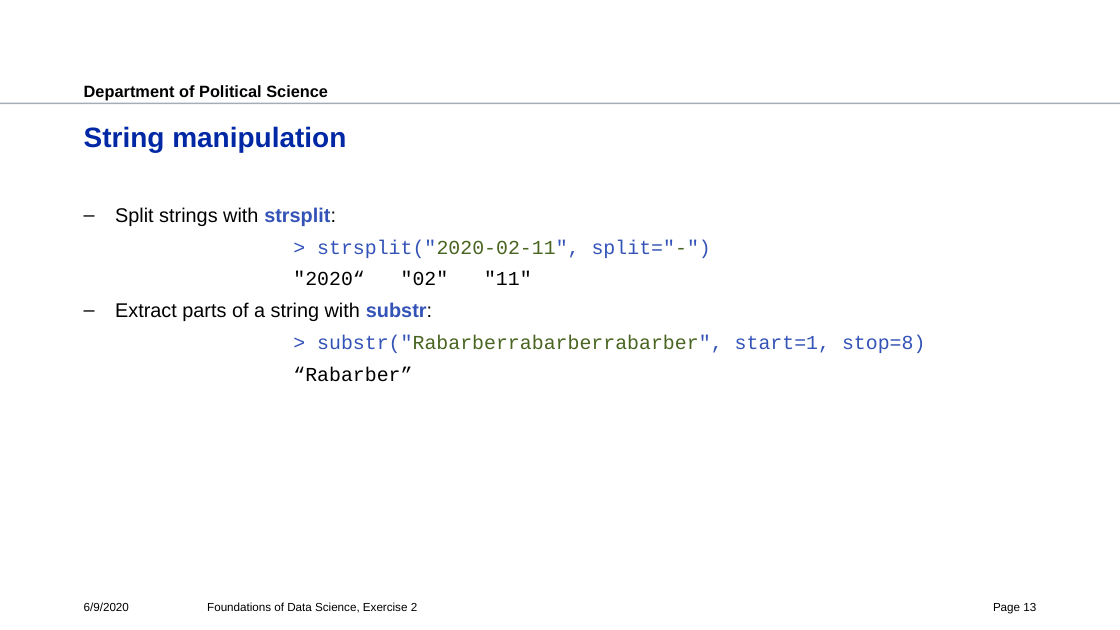
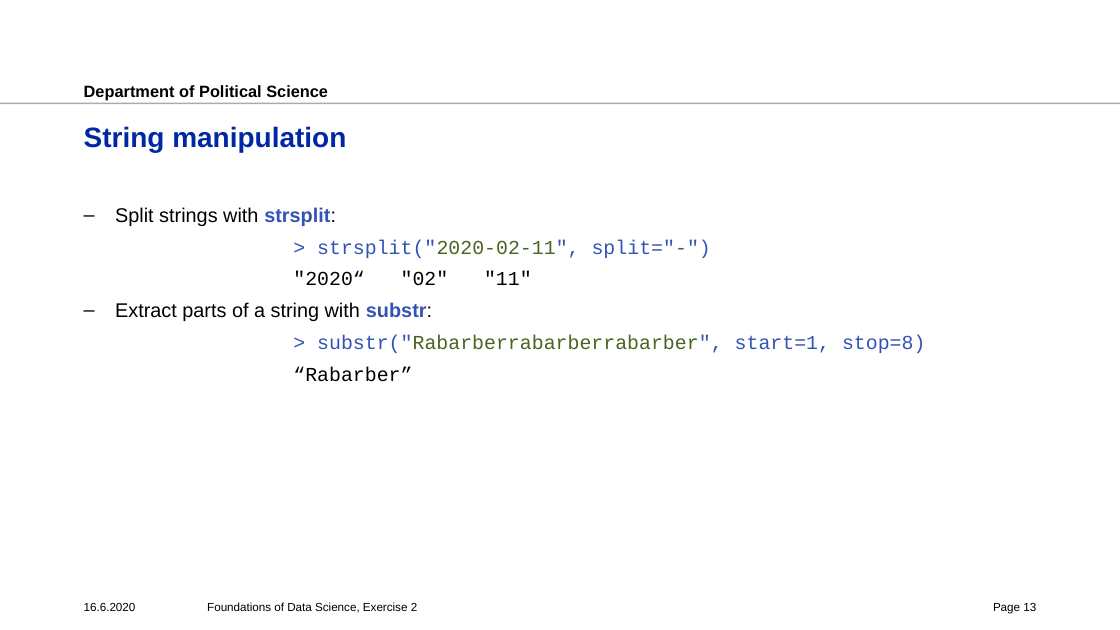
Before and after one commit to polianchykova/fds-2020-exercise, a slide deck: slide 13 of ex2/ex2.pptx. Drawn at 1120x630 pixels with LibreOffice and Linux fonts; fonts in the diff are those of the drawing; background and template pictures are left out. Boxes give left, top, right and bottom in pixels: in the first picture for what was removed or moved away, otherwise in the second. Text is boxed around its words. In the diff, an @@ line names an element or a change of style, - is before the commit and + after.

```diff
--- a/ex2/ex2.pptx
+++ b/ex2/ex2.pptx
@@ text at <box>84,603,136,611</box>: text changed @@
-6/9/2020
+16.6.2020
```
Also in this commit, not shown: 19 other slides changed, 3 other files.
